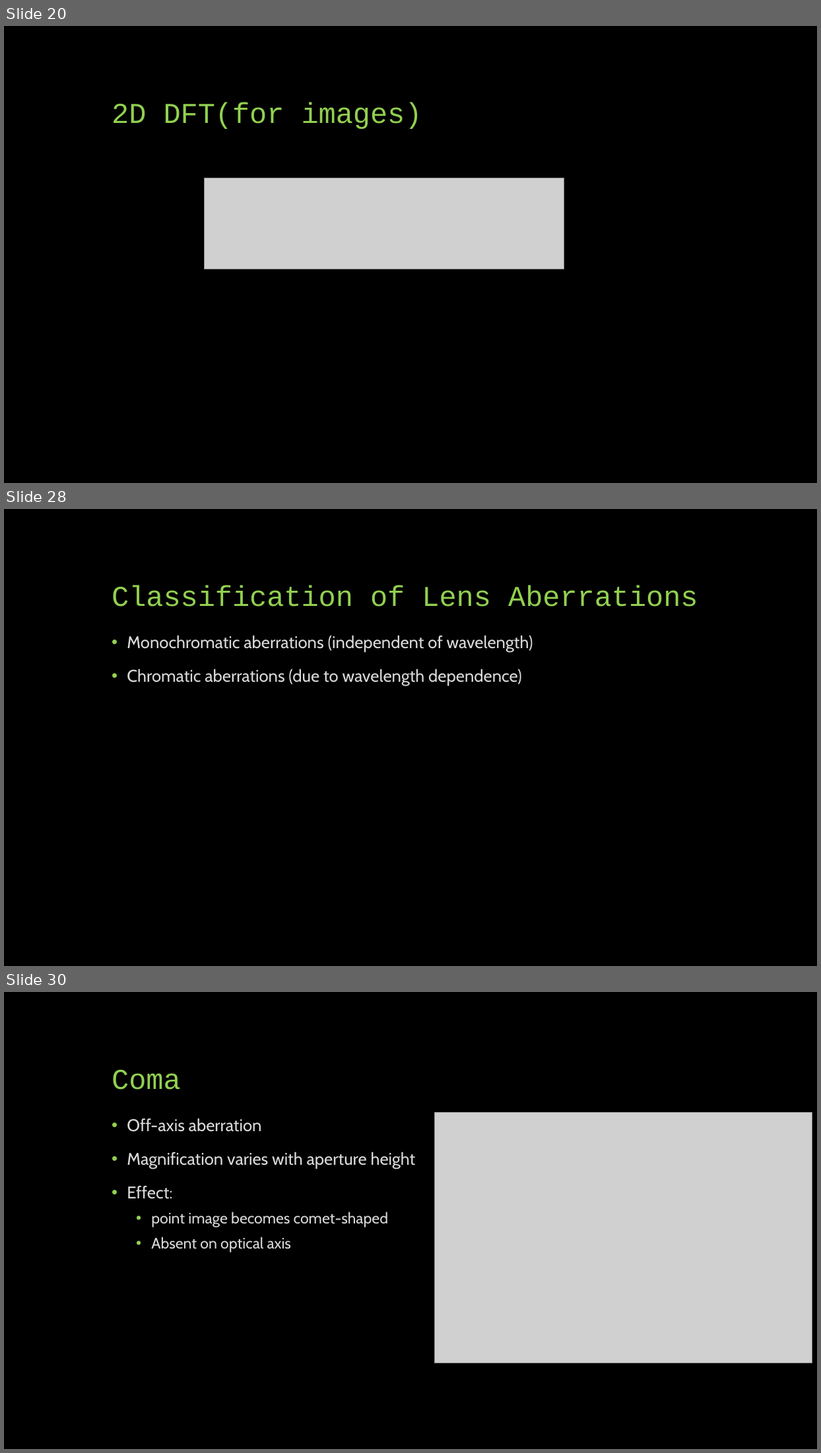
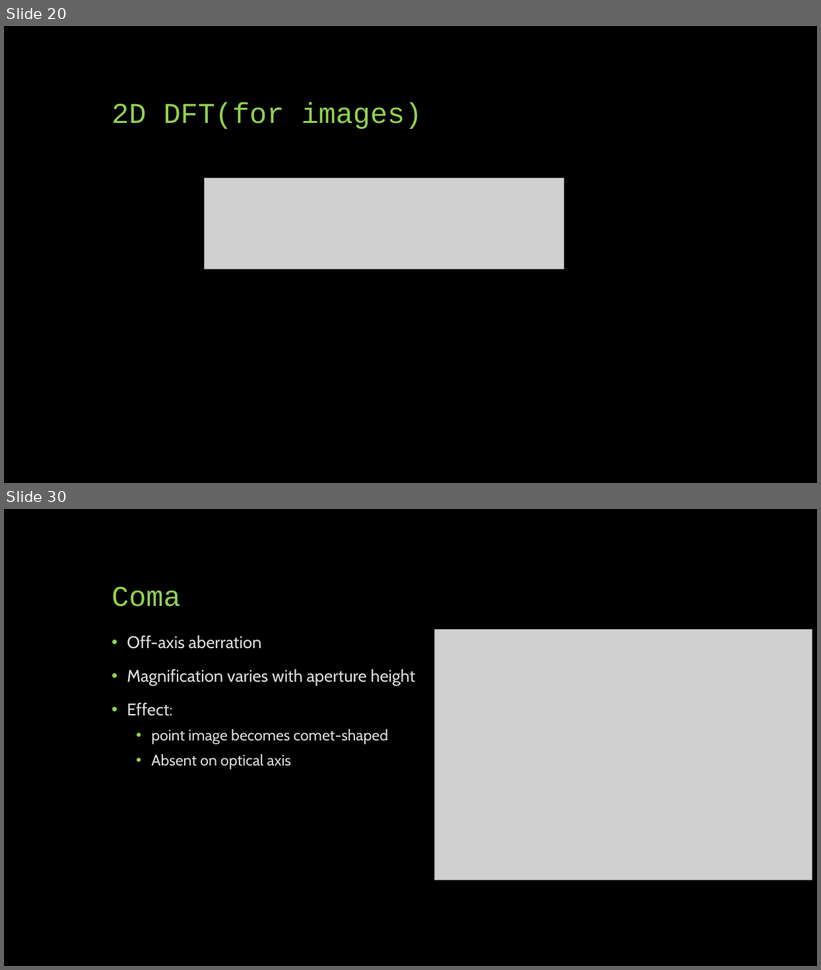
Before and after one commit to SreejithRajan-Lab/Computer-Vision, a slide deck: Presentations/Computer Vision – Module 2.pptx. Shown one above the other, each under a label of ours: slides 20, 28 and 30 before the commit, slides 20 and 30 after it; the slides between them are not shown. The pictures are 821x1453 and 821x970 pixels, drawn with LibreOffice and Linux fonts; fonts in the diff are those of the drawing; grey boxes stand for pictures. Boxes give left, top, right and bottom in pixels: in the first picture for what was removed or moved away, otherwise in the second. Text is boxed around its words. In the diff, an @@ line names an element or a change of style, - is before the commit and + after.

```diff
--- a/Presentations/Computer Vision – Module 2.pptx
+++ b/Presentations/Computer Vision – Module 2.pptx
@@ slide 28 removed at (4,509,817,966), background #000000 @@
@@ title removed at (112,585,698,607) @@
-Classification of Lens Aberrations
@@ text removed at (127,635,533,686) @@
-• Monochromatic aberrations (independent of wavelength)
-• Chromatic aberrations (due to wavelength dependence)
```
Also in this commit, not shown: 9 slides added, 8 other slides removed, 1 other file.
